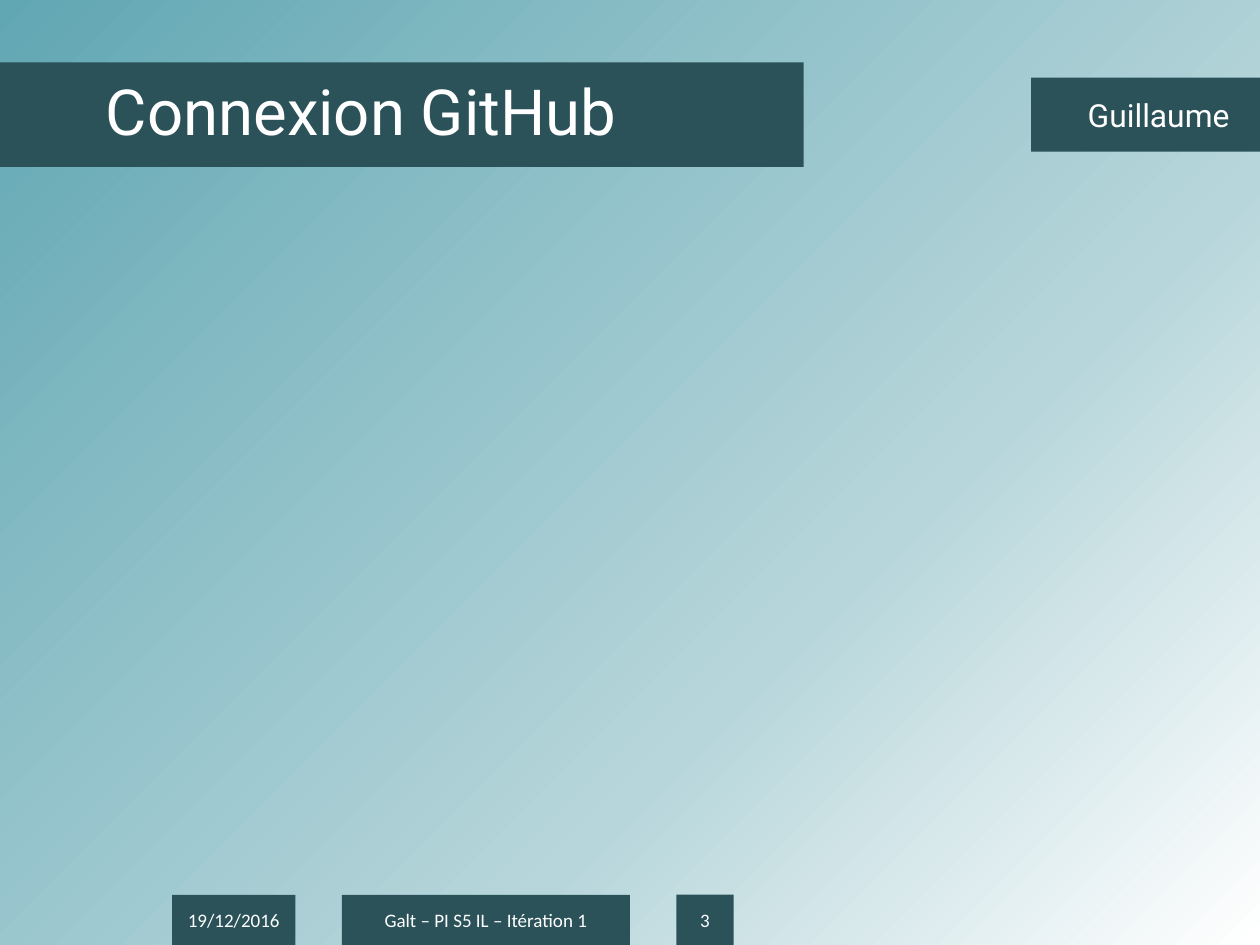
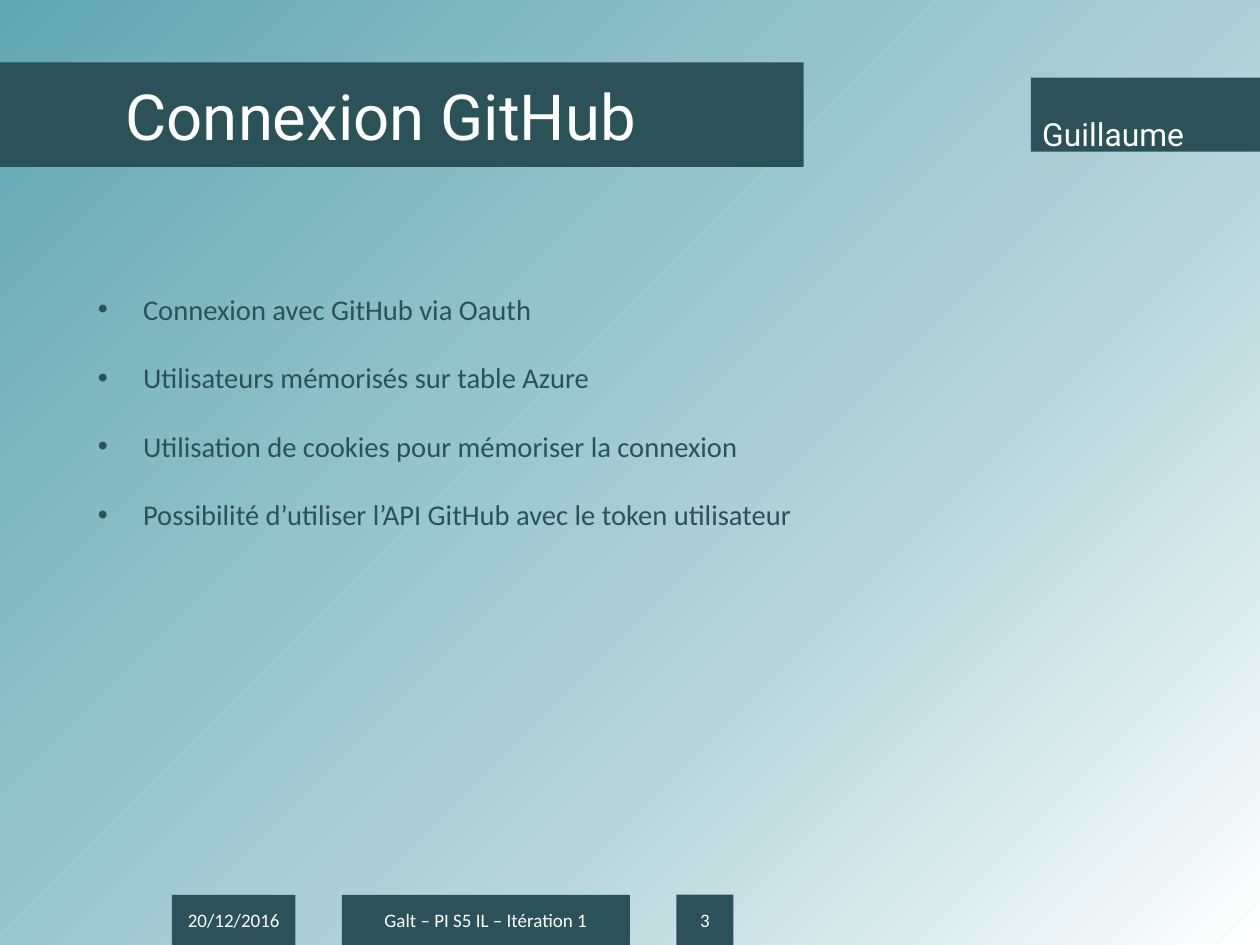
Before and after one commit to antonin-charrier/Project-Galt, a slide deck: slide 3 of Itérations/Présentation IT2.pptx. Drawn at 1260x945 pixels with LibreOffice and Linux fonts; fonts in the diff are those of the drawing; background and template pictures are left out. Boxes give left, top, right and bottom in pixels: in the first picture for what was removed or moved away, otherwise in the second. Text is boxed around its words. In the diff, an @@ line names an element or a change of style, - is before the commit and + after.

```diff
--- a/Itérations/Présentation IT2.pptx
+++ b/Itérations/Présentation IT2.pptx
@@ rectangle "Connexion GitHub" at (0, 63, 804, 167): line spacing 0.9 to 1; title to rectangle @@
@@ rectangle "Guillaume" at (1031, 78, 1260, 152): less space between paragraphs; text to rectangle @@
@@ text added at (143, 300, 791, 525), 18 pt, text #2B5259 @@
+• Connexion avec GitHub via Oauth
+• Utilisateurs mémorisés sur table Azure
+• Utilisation de cookies pour mémoriser la connexion
+• Possibilité d’utiliser l’API GitHub avec le token utilisateur
@@ text in rectangle at (188, 914, 280, 928): text changed @@
-19/12/2016
+20/12/2016
```
Also in this commit, not shown: 7 other slides changed.
